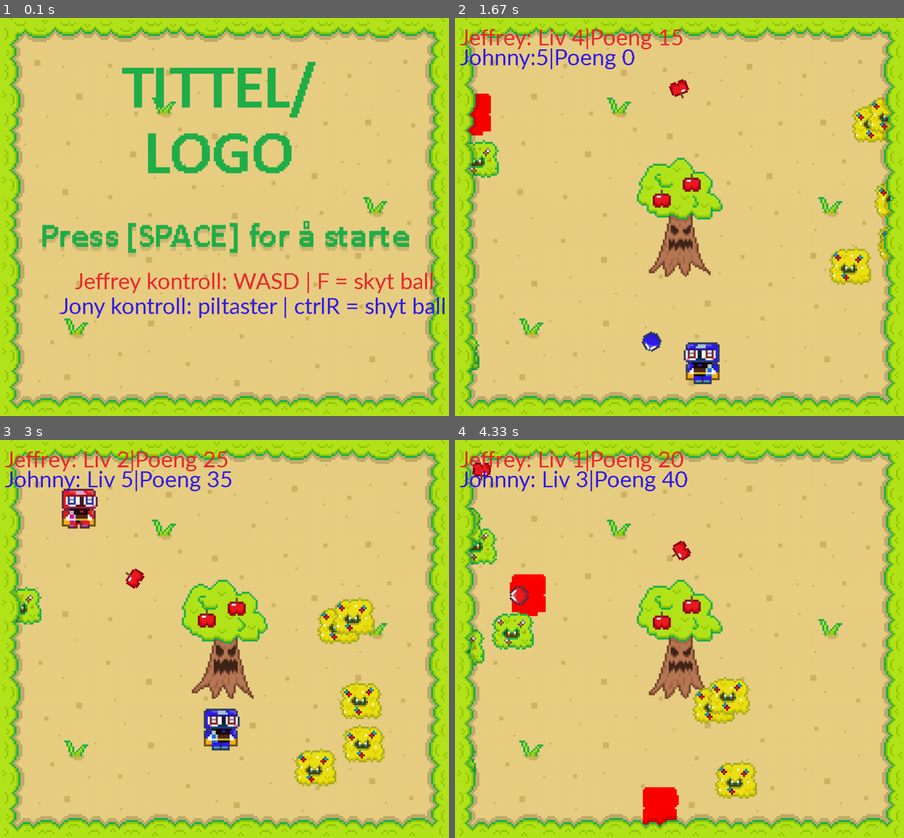
Above: before the commit, frames 1-4 (two rows, left to right).
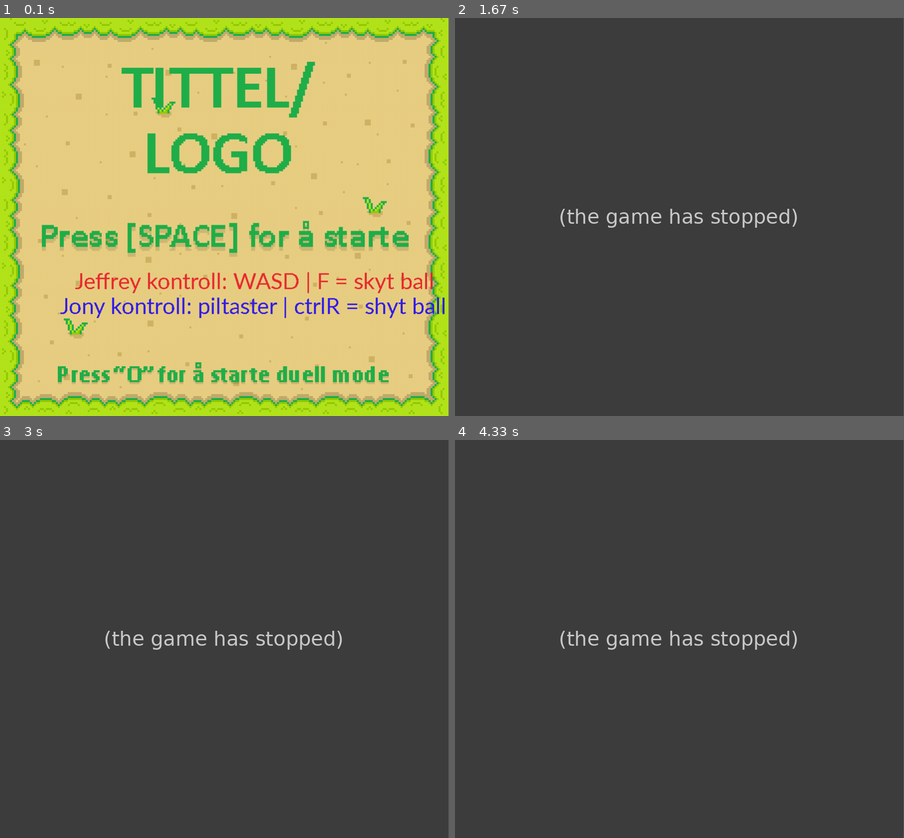
Above: after the commit, the same moments.

Repository: TeoRam23/Pygame
Game: pygame game, started from main.py
Two runs of this game, one before a commit and one after it. Both use one fixed random seed, a clock stepped at 60 frames per second and the inputs below.
Inputs:
- Up to frame 1 (0.1 s): no input
- Up to frame 2 (1.67 s): tap Space at 0.33, 1.07, 1.37, 1.63 s; tap Right Ctrl at 0.67 s; hold Left 1-1.53 s; hold A 1-1.53 s; tap F at 1.15 s; hold Down from 1.57 s (still down); hold S from 1.57 s (still down)
- Up to frame 3 (3 s): release Down at 1.87 s; release S at 1.87 s; hold Left 1.9-2.3 s; hold A 1.9-2.3 s; tap Space at 1.97, 2.27, 2.4, 2.8 s; tap Right Ctrl at 2.05 s; hold Up 2.33-2.7 s; hold W 2.33-2.7 s; tap F at 2.48 s; hold Right from 2.73 s (still down); hold D from 2.73 s (still down)
- Up to frame 4 (4.33 s): tap Space at 3.1, 3.47, 3.87, 4.17 s; release Right at 3.37 s; release D at 3.37 s; hold Down 3.4-3.77 s; hold S 3.4-3.77 s; tap Right Ctrl at 3.55 s; hold Left 3.8-4.27 s; hold A 3.8-4.27 s; tap F at 3.95 s; hold Right from 4.3 s (still down); hold D from 4.3 s (still down)
The window is 900x799 before the commit and 899x799 after it. Grey fills any space a smaller window leaves; there, only what the larger window draws over its background counts as a difference.

The runs differ from the first frame. In frame 1, 4.6% of the frame differs, in the area x 0-100%, y 0-100%; in frame 2, 100%; in frame 3, 100%; in frame 4, 100%.
Error after the commit: TypeError: 'bool' object is not callable (main.py line 198); the game stopped at 0.67 s (later frames are placeholders)

Commit message:
la til mer lyd og la til duell mode

Diff:
--- a/main.py
+++ b/main.py
@@ -19,17 +19,29 @@
         self.kant = pg.image.load("Kant.png").convert_alpha()
         self.kant = pg.transform.scale(self.kant,(WIDTH, HEIGHT))
 
-        self.hurt_sound = pg.mixer.Sound("hurt.wav")
+        self.hurt_sound = pg.mixer.Sound("sound_hurt.wav")
         self.hurt_sound.set_volume(0.5)
 
-        self.eat_sound = pg.mixer.Sound("eat.wav")
-        self.eat_sound.set_volume(0.5)
-
-        self.zap_sound = pg.mixer.Sound("zap.wav")
+        self.eat_sound = pg.mixer.Sound("sound_eat.wav")
+        self.eat_sound.set_volume(0.4)
+
+        self.zap_sound = pg.mixer.Sound("sound_zap.wav")
         self.zap_sound.set_volume(0.5)
 
-        self.bush_sound = pg.mixer.Sound("bush_sound.wav")
-        self.bush_sound.set_volume(0.5)
+        self.bush_sound = pg.mixer.Sound("sound_bush.wav")
+        self.bush_sound.set_volume(0.4)
+
+        self.apple_sound = pg.mixer.Sound("sound_apple.wav")
+        self.apple_sound.set_volume(0.4)
+
+        self.start_sound = pg.mixer.Sound("sound_start.wav")
+        self.start_sound.set_volume(0.5)
+
+        self.death_sound = pg.mixer.Sound("sound_death.wav")
+        self.death_sound.set_volume(0.3)
+
+        self.end_sound = pg.mixer.Sound("sound_end.wav")
+        self.end_sound.set_volume(0.5)
 
         self.start_screen = pg.image.load("Start.png").convert_alpha()
         self.start_screen = pg.transform.scale(self.start_screen,(WIDTH, HEIGHT))
@@ -46,6 +58,8 @@
     def start(self): # strarten av spillet og vises etter at man dør
         press_space = True
         start_game = False
+        self.duel = False
+
         while press_space:
             self.clock.tick(self.FPS)
             for event in pg.event.get():
@@ -55,12 +69,23 @@
                     if event.key == pg.K_SPACE:
                         press_space = False
                         start_game = True
+                    if event.key == pg.K_o:
+                        press_space = False
+                        start_game = True
+                        self.duel = True
 
             self.screen.blit(self.start_screen,(0,0))
 
             if self.show_poeng:
-                self.score_board1 = self.SANS_Undertale30.render("Jeffrey poeng: " + str(self.jeffy_poeng), False, (self.RED))
-                self.score_board2 = self.SANS_Undertale30.render("Jony poeng: " + str(self.jony_poeng), False, (self.BLUE))
+                if self.winner1:
+                    self.score_board1 = self.SANS_Undertale30.render("W|Jeffrey poeng: " + str(self.jeffy_poeng), False, (self.RED))
+                    self.score_board2 = self.SANS_Undertale30.render("L|Jony poeng: " + str(self.jony_poeng), False, (self.BLUE))
+                if self.winner2:
+                    self.score_board1 = self.SANS_Undertale30.render("L|Jeffrey poeng: " + str(self.jeffy_poeng), False, (self.RED))
+                    self.score_board2 = self.SANS_Undertale30.render("W|Jony poeng: " + str(self.jony_poeng), False, (self.BLUE))
+                if self.winner1 == False and self.winner2 == False:
+                    self.score_board1 = self.SANS_Undertale30.render("Jeffrey poeng: " + str(self.jeffy_poeng), False, (self.RED))
+                    self.score_board2 = self.SANS_Undertale30.render("Jony poeng: " + str(self.jony_poeng), False, (self.BLUE))
 
                 self.screen.blit(self.score_board1, (WIDTH/3,HEIGHT/2+100))
                 self.screen.blit(self.score_board2, (WIDTH/3,HEIGHT/2+150))
@@ -75,6 +100,7 @@
             pg.display.update()
 
             if start_game:
+                pg.mixer.Sound.play(self.start_sound)
                 self.new()
 
 
@@ -121,7 +147,8 @@
         self.attack2 = True
 
         self.poeng_timer = 0
-
+        self.winner1 = False
+        self.winner2 = False
         self.run()
 
     def run(self): # mens man spiller
@@ -167,17 +194,31 @@
             food_hit = pg.sprite.spritecollide(self.jeffy, self.food_group, True)
             food_hit2 = pg.sprite.spritecollide(self.jony, self.food_group, True)
 
-            # kan brukes til å få spillerne til å skade hverandre
-            broHit1 = pg.sprite.spritecollide(self.jeffy, self.attack2_group, True)
-            broHit2 = pg.sprite.spritecollide(self.jony, self.attack1_group, True)
+            # brukes til å få spillerne til å skade hverandre
+            broHit1 = pg.sprite.spritecollide(self.jeffy, self.attack2_group, False, False)
+            broHit2 = pg.sprite.spritecollide(self.jony, self.attack1_group, False, False)
 
             bush_hit = pg.sprite.groupcollide(self.projectiles_grp, self.bush_group_full, False, False)
+            eple_hit = pg.sprite.groupcollide(self.projectiles_grp, self.eple_group, False, False)
 
             poeng1 = pg.sprite.groupcollide(self.attack1_group, self.hurt_group, True, True)
             poeng2 = pg.sprite.groupcollide(self.attack2_group, self.hurt_group, True, True)
 
             pg.sprite.groupcollide(self.projectiles_grp, self.hurt_group,True, True)
 
+            if broHit1 and self.duel and self.jeffy.hurtTimer <= 0 and self.jeffy.death == False:
+                self.jeffy.life -= 1
+                self.jeffy_poeng -= 5
+                self.jony_poeng += 5
+                pg.mixer.Sound.play(self.hurt_sound)
+                self.text_hp1 = self.SANS_Undertale30.render("Jeffrey: Liv " + str(self.jeffy.life) + "|Poeng " + str(self.jeffy_poeng), False, (self.RED))
+
+            if broHit2 and self.duel and self.jony.hurtTimer <= 0 and self.jony.death == False:
+                self.jony.life -=1
+                self.jony_poeng -= 5
+                self.jeffy_poeng += 5
+                pg.mixer.Sound.play(self.hurt_sound)
+                self.text_hp2 = self.SANS_Undertale30.render("Johnny: Liv " + str(self.jony.life) + "|Poeng " + str(self.jony_poeng), False, (self.BLUE))
 
             if food_hit and self.jeffy.death == False:
                 food_hit[0].give_health()
@@ -199,8 +240,12 @@
 
             if self.jeffy.life <= 0:
                 self.jeffy.kill()
+                if self.jeffy.death == False and self.jony.death == False:
+                    pg.mixer.Sound.play(self.death_sound)
                 self.jeffy.death = True
                 self.text_hp1 = self.SANS_Undertale30.render("Jeffrey: Død " + "|Poeng " + str(self.jeffy_poeng), False, (self.RED))
+                if self.duel and self.winner1 == False:
+                    self.winner2 = True
 
             if hits2 and self.jony.hurtTimer <= 0 and self.jony.death == False:
                 self.jony.life -=1
@@ -210,8 +255,12 @@
 
             if self.jony.life <= 0:
                 self.jony.kill()
+                if self.jony.death == False and self.jeffy.death == False:
+                    pg.mixer.Sound.play(self.death_sound)
                 self.jony.death = True
                 self.text_hp2 = self.SANS_Undertale30.render("Johnny: Død " + "|Poeng " + str(self.jony_poeng), False, (self.BLUE))
+                if self.duel and self.winner2 == False:
+                    self.winner1 = True
 
             if self.jeffy.death and self.jony.death:
                 playing = False
@@ -219,6 +268,7 @@
                     self.jeffy_poeng = 0
                 if self.jony_poeng < 0:
                     self.jony_poeng = 0
+                pg.mixer.Sound.play(self.end_sound)
                 self.start()
 
             if poeng1:
@@ -276,6 +326,8 @@
 
             if bush_hit:
                 pg.mixer.Sound.play(self.bush_sound)
+            if eple_hit:
+                pg.mixer.Sound.play(self.apple_sound)
 
             self.all_sprites.draw(self.screen)
             self.screen.blit(self.kant,(0,0))
--- a/sprites.py
+++ b/sprites.py
@@ -2,7 +2,7 @@
 from random import randint
 vec = pg.math.Vector2
 
-WIDTH = 901
+WIDTH = 900
 HEIGHT = int(WIDTH/9*8)
 
 
@@ -219,7 +219,7 @@
             if self.last_direct == 2:
                 self.hurtRight = True
                 self.hurt = False
-        if self.oldlife == self.life and self.hurtTimer > 60:
+        if self.oldlife == self.life and self.hurtTimer > 80:
             self.hurt = False
             self.hurtRight = False
             self.hurtTimer = 0
@@ -763,7 +763,7 @@
 
     def update(self):
         self.rect.center = self.pos
-        self.angle += self.angle_speed
+        self.angle -= self.angle_speed
         self.pos.x += self.direction_x
         self.pos.y += self.direction_y
 
Binary file changed: Start.png
Not shown, added: sound_apple.wav
Not shown, added: sound_bush.wav
Not shown, added: sound_death.wav
Not shown, added: sound_eat.wav
Not shown, added: sound_end.wav
Not shown, added: sound_hurt.wav
Not shown, added: sound_run.wav
Not shown, added: sound_start.wav
Not shown, added: sound_zap.wav
